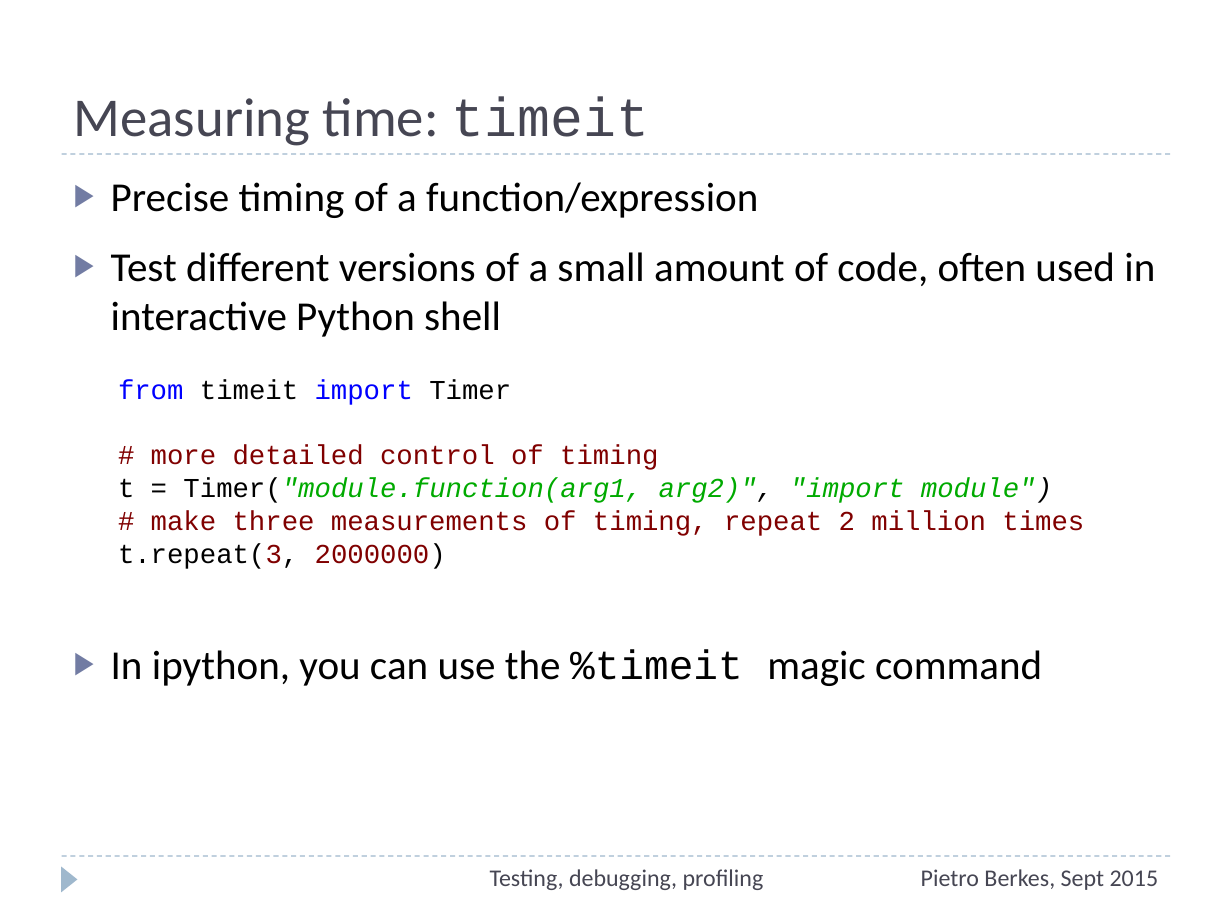
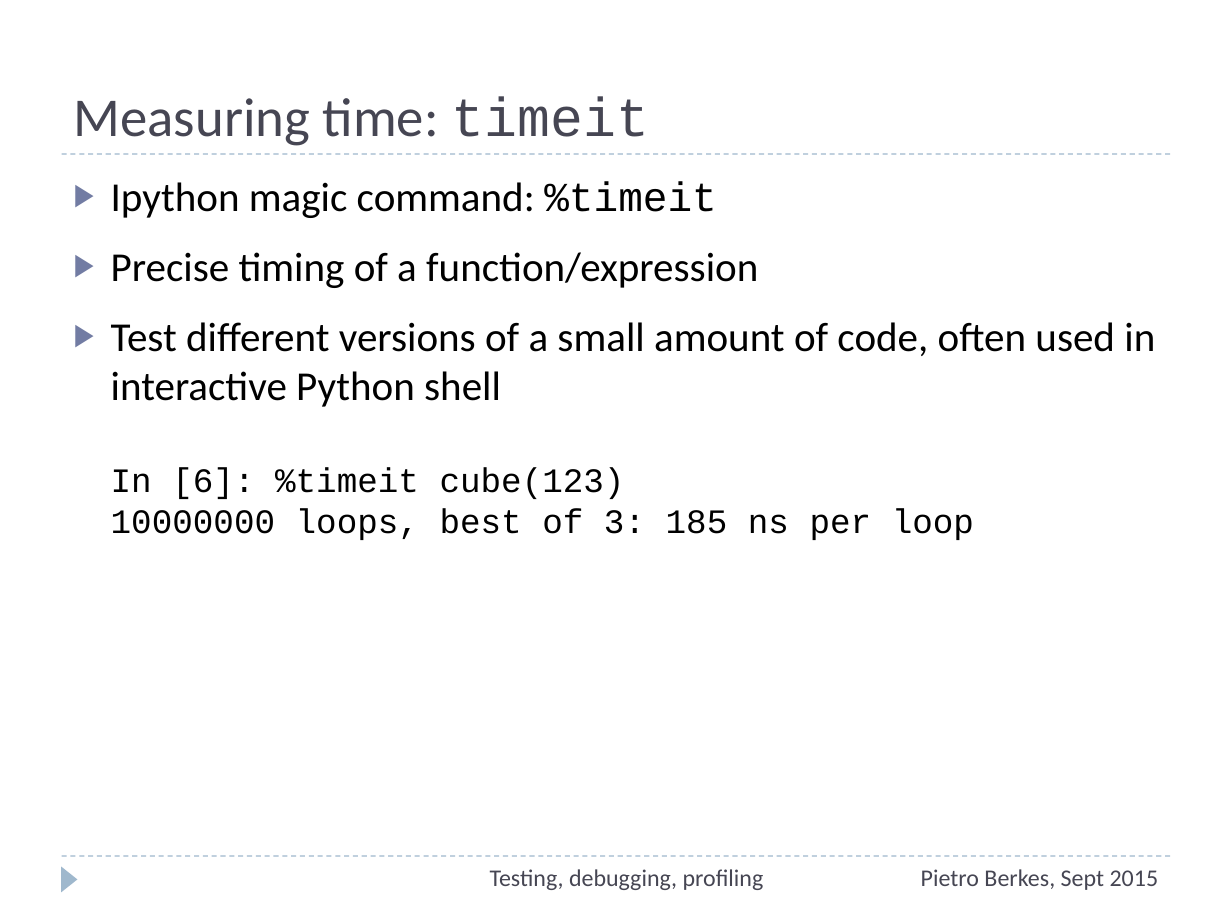
Before and after one commit to ASPP/testing_debugging_profiling, a slide deck: slide 66 of testing-debugging-profiling.pptx (slide 67 before the commit). Drawn at 1232x924 pixels with LibreOffice and Linux fonts; fonts in the diff are those of the drawing. Boxes give left, top, right and bottom in pixels: in the first picture for what was removed or moved away, otherwise in the second. Text is boxed around its words. In the diff, an @@ line names an element or a change of style, - is before the commit and + after.

```diff
--- a/testing-debugging-profiling.pptx
+++ b/testing-debugging-profiling.pptx
@@ text at [111,181,717,218]: paragraph added @@
+▶ Ipython magic command: %timeit
@@ text at [111,322,1155,540]: text changed @@
-▶ Test different versions of a small amount of code, often used in interactive Python shell
-▶ In ipython, you can use the %timeit magic command
+▶ Test different versions of a small amount of code, often used in interactive Python shell
+  In [6]: %timeit cube(123)
+  10000000 loops, best of 3: 185 ns per loop
@@ text removed at [118,379,1084,569] @@
-from timeit import Timer
-# more detailed control of timing
-t = Timer("module.function(arg1, arg2)", "import module")
-# make three measurements of timing, repeat 2 million times
-t.repeat(3, 2000000)
```
Also in this commit, not shown: 4 other slides changed, 1 slide removed, 1 other file.
